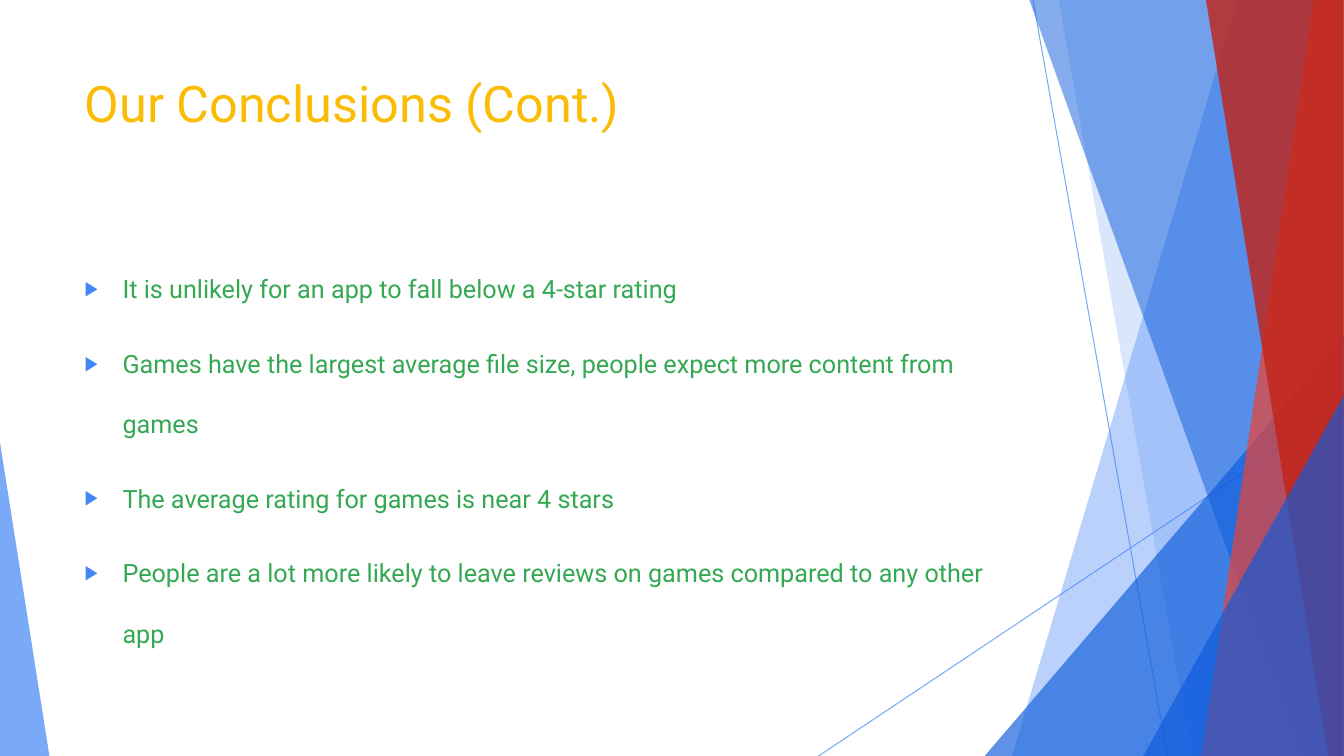
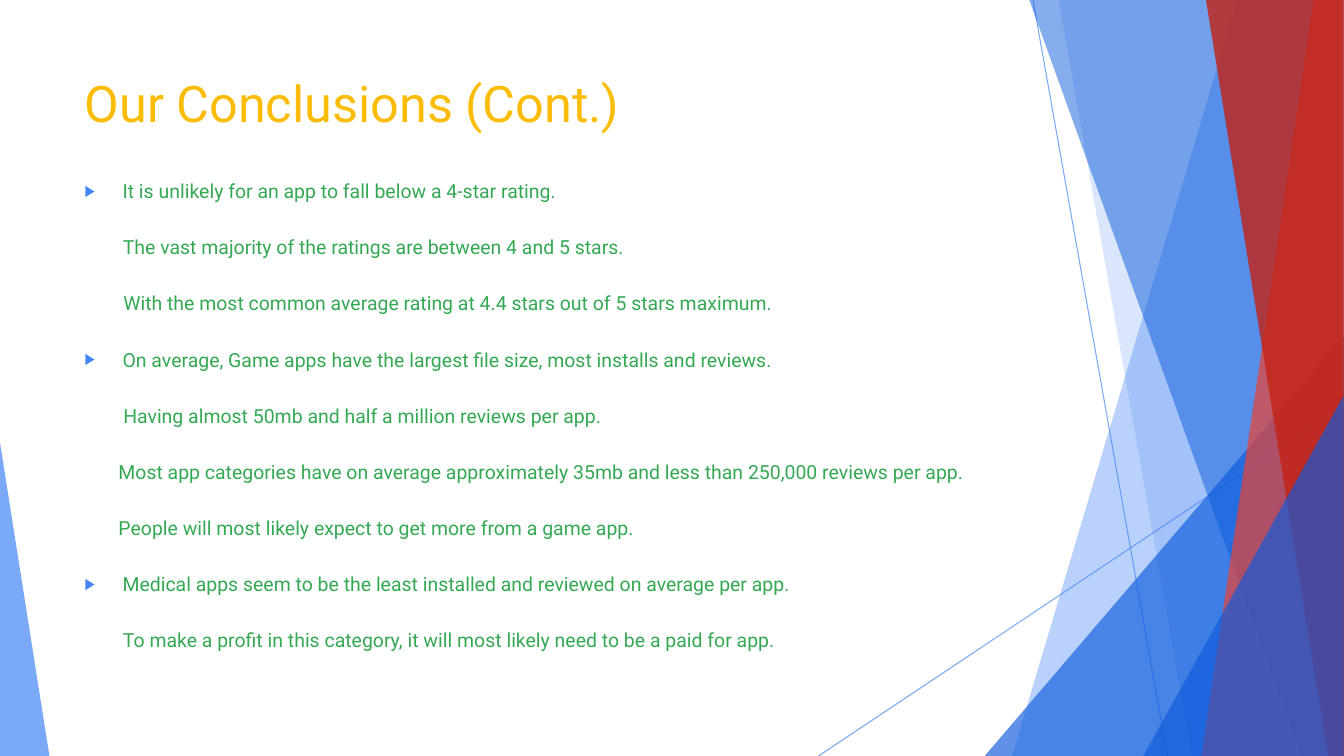
Before and after one commit to KylePeterson623/Project1, a slide deck: slide 23 of Google Play™ Store Analysis.pptx. Drawn at 1344x756 pixels with LibreOffice and Linux fonts; fonts in the diff are those of the drawing. Boxes give left, top, right and bottom in pixels: in the first picture for what was removed or moved away, otherwise in the second. Text is boxed around its words. In the diff, an @@ line names an element or a change of style, - is before the commit and + after.

Commit message:
Adding final changes to powerpoint presentation

```diff
--- a/Google Play™ Store Analysis.pptx
+++ b/Google Play™ Store Analysis.pptx
@@ text at (118, 183, 963, 651): text changed; size 18 to 13.9 pt @@
-▶ It is unlikely for an app to fall below a 4-star rating
-▶ Games have the largest average file size, people expect more content from games
-▶ The average rating for games is near 4 stars
-▶ People are a lot more likely to leave reviews on games compared to any other app
+▶ It is unlikely for an app to fall below a 4-star rating.
+The vast majority of the ratings are between 4 and 5 stars.
+With the most common average rating at 4.4 stars out of 5 stars maximum.
+▶ On average, Game apps have the largest file size, most installs and reviews.
+Having almost 50mb and half a million reviews per app.
+Most app categories have on average approximately 35mb and less than 250,000 reviews per app.
+People will most likely expect to get more from a game app.
+▶ Medical apps seem to be the least installed and reviewed on average per app.
+To make a profit in this category, it will most likely need to be a paid for app.
```
Also in this commit, not shown: 2 other slides changed, 2 other files.
